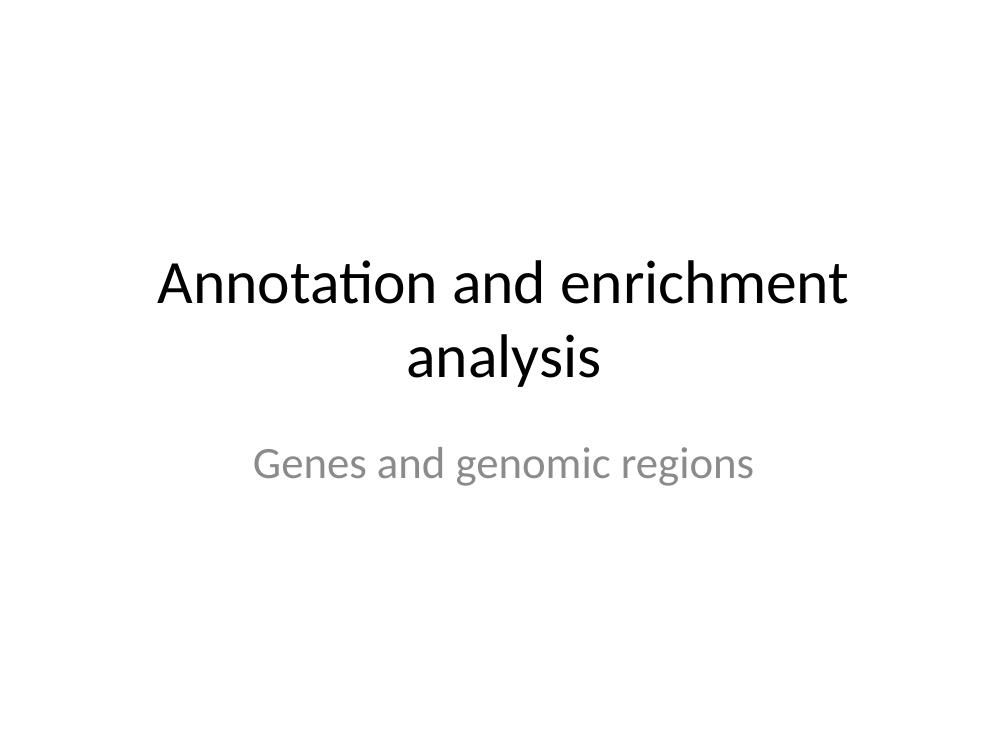
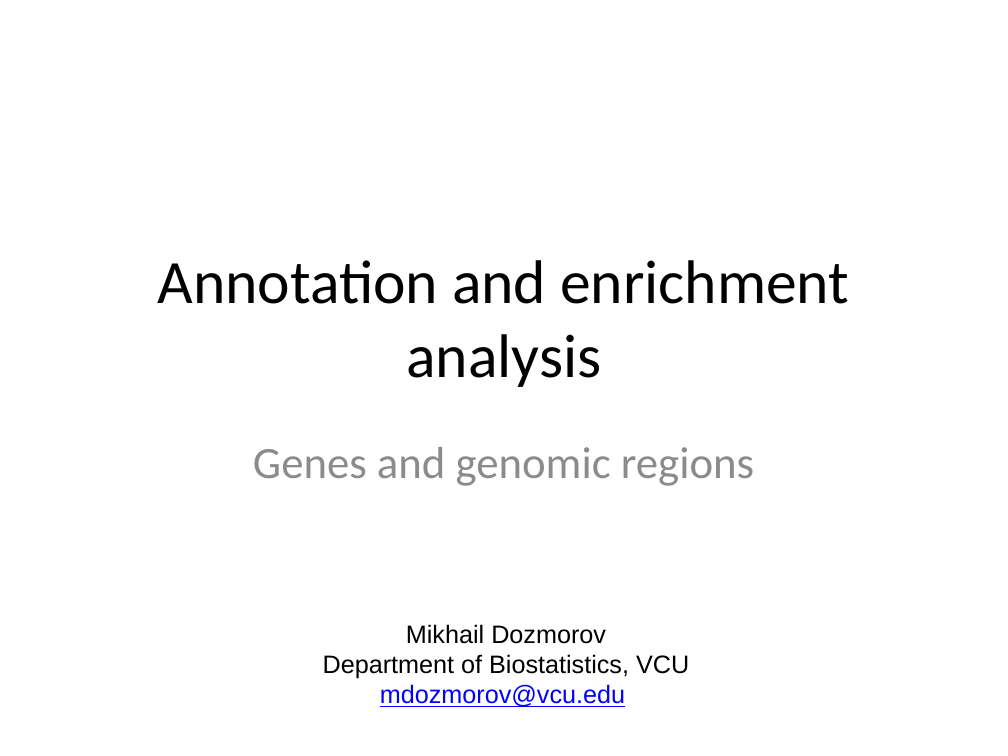
Before and after one commit to mdozmorov/ci-workshop, a slide deck: slide 1 of Slides/Annotation_and_enrichment.pptx. Drawn at 1008x756 pixels with LibreOffice and Linux fonts; fonts in the diff are those of the drawing. Boxes give left, top, right and bottom in pixels: in the first picture for what was removed or moved away, otherwise in the second. Text is boxed around its words. In the diff, an @@ line names an element or a change of style, - is before the commit and + after.

Commit message:
Major update of the enrichment function

```diff
--- a/Slides/Annotation_and_enrichment.pptx
+++ b/Slides/Annotation_and_enrichment.pptx
@@ text added at [323, 624, 689, 707], 18 pt, text #000000 @@
+Mikhail Dozmorov
+Department of Biostatistics, VCU
+mdozmorov@vcu.edu
```
Also in this commit, not shown: 1 other slide changed, 1 other file.
